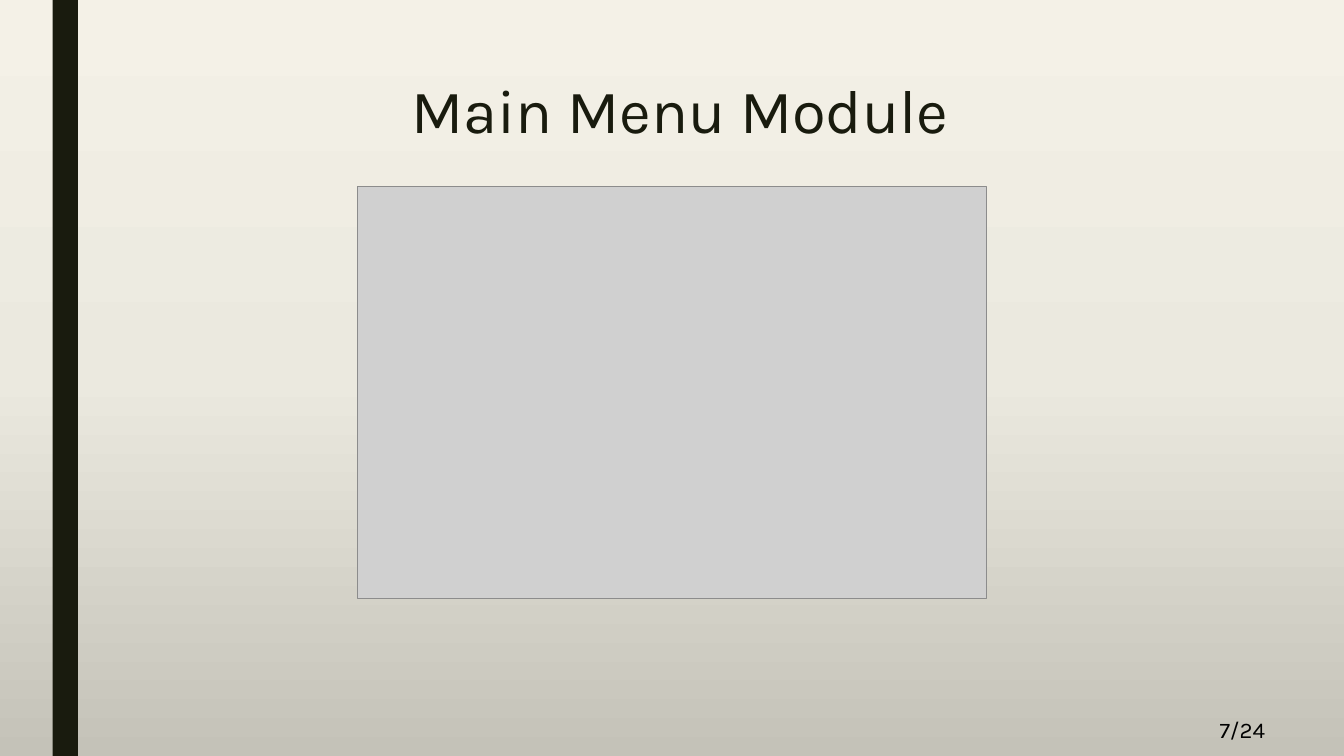
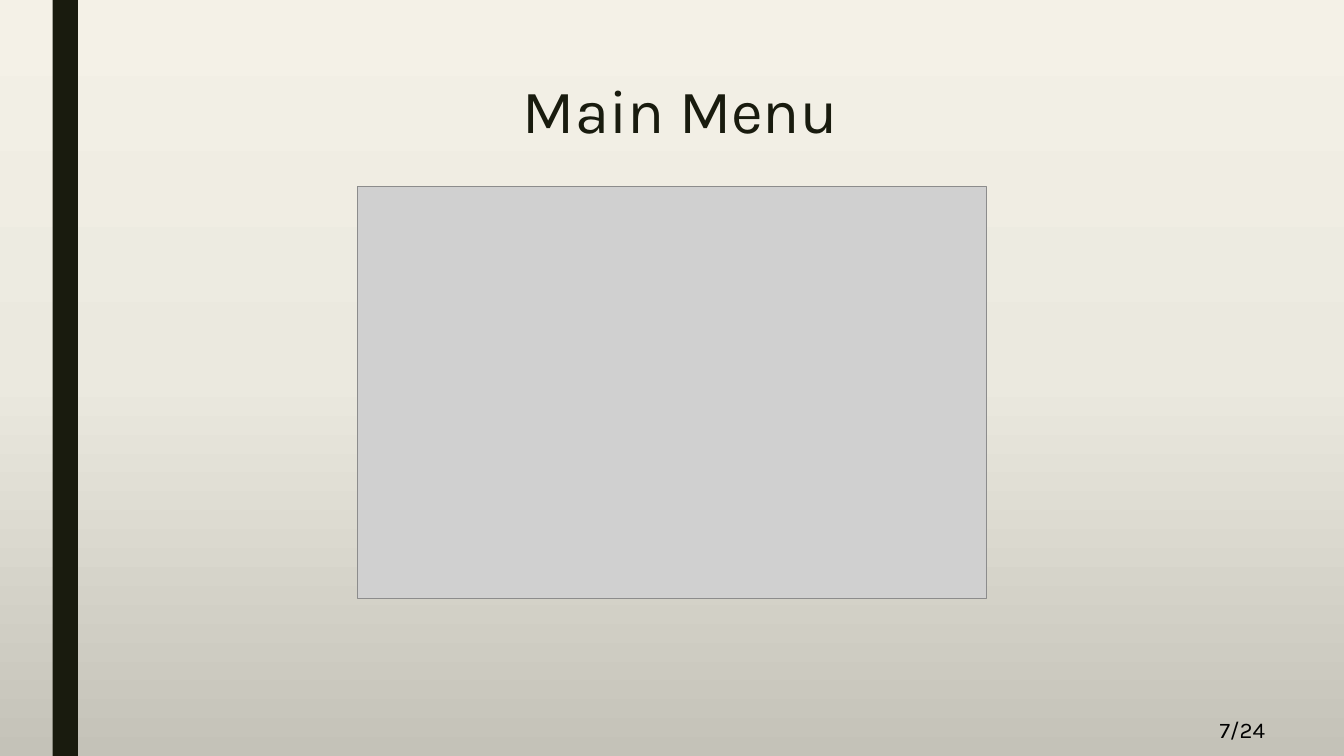
Before and after one commit to A-3li/Capstone, a slide deck: slide 7 of Final[2508].pptx. Drawn at 1344x756 pixels with LibreOffice and Linux fonts; fonts in the diff are those of the drawing; grey boxes stand for pictures. Boxes give left, top, right and bottom in pixels: in the first picture for what was removed or moved away, otherwise in the second. Text is boxed around its words. In the diff, an @@ line names an element or a change of style, - is before the commit and + after.

```diff
--- a/Final[2508].pptx
+++ b/Final[2508].pptx
@@ title at [523,90,837,134]: text changed @@
-Main Menu Module
+Main Menu
```
Also in this commit, not shown: 3 other slides changed.
